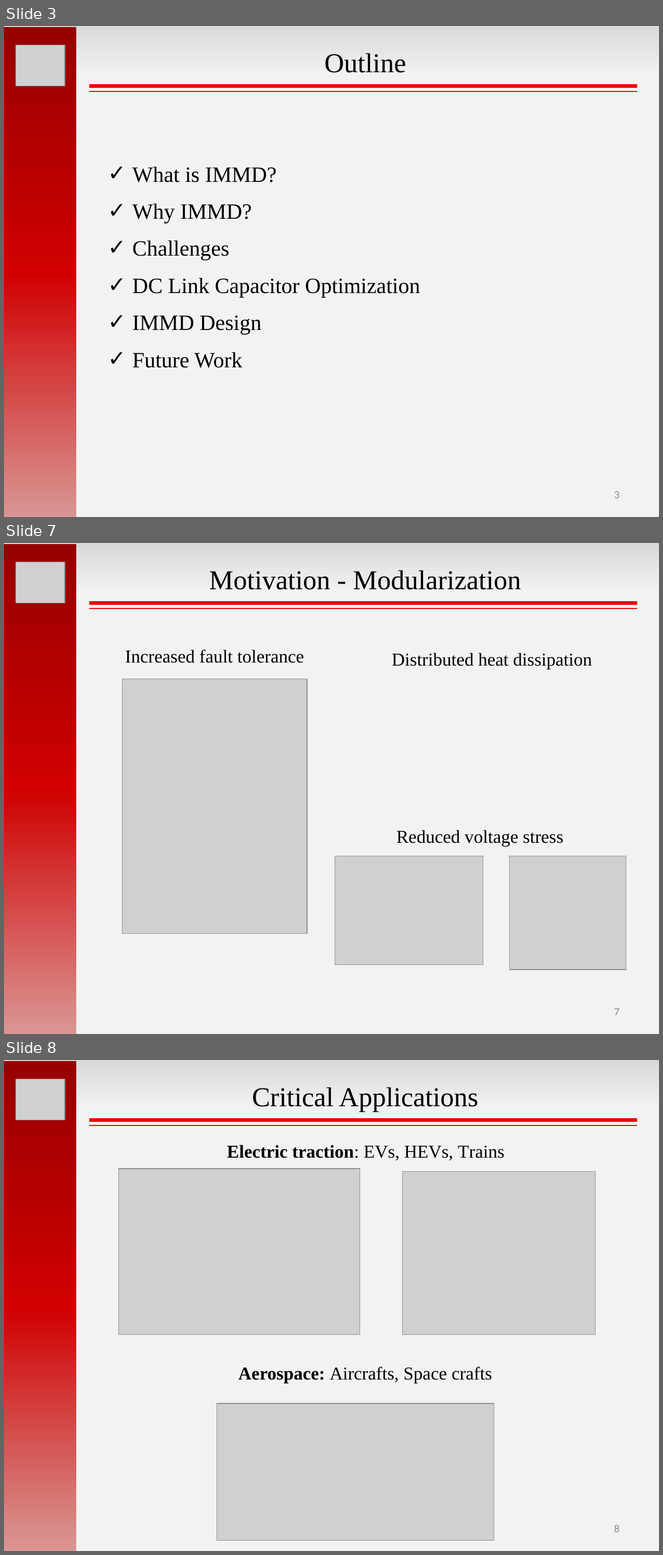
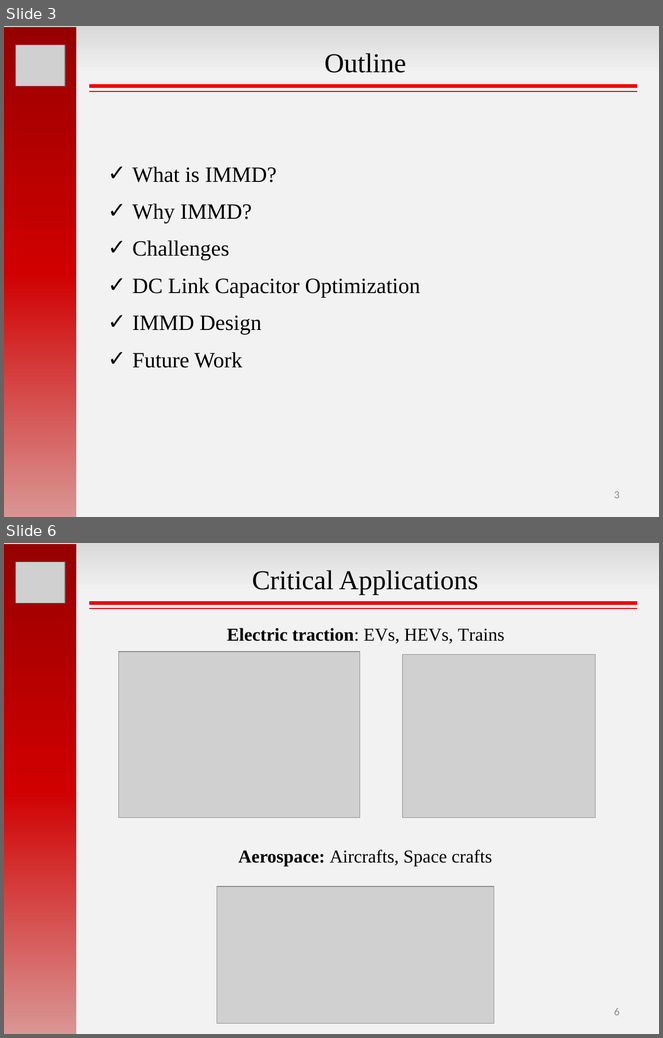
Before and after one commit to hakanpolat/IMMD, a slide deck: GRW2017/sunum/GRW2017_MesutUğur.pptx. Shown one above the other, each under a label of ours: slides 3, 7 and 8 before the commit, slides 3 and 6 after it; the slides between them are not shown. The pictures are 663x1555 and 663x1038 pixels, drawn with LibreOffice and Linux fonts; fonts in the diff are those of the drawing; grey boxes stand for pictures. Boxes give left, top, right and bottom in pixels: in the first picture for what was removed or moved away, otherwise in the second. Text is boxed around its words. In the diff, an @@ line names an element or a change of style, - is before the commit and + after.

```diff
--- a/GRW2017/sunum/GRW2017_MesutUğur.pptx
+++ b/GRW2017/sunum/GRW2017_MesutUğur.pptx
@@ slide 7 removed at [4,543,659,1034], background gradient #D9D9D9 to #F2F2F2 @@
@@ rectangle removed at [4,544,77,1034] @@
@@ picture removed at [16,562,65,603] @@
@@ text removed at [209,570,521,590] @@
-Motivation - Modularization
@@ line removed from (89, 603) to (637, 603) @@
@@ line removed from (89, 609) to (637, 609) @@
@@ text removed at [125,650,304,663] @@
-Increased fault tolerance
@@ text removed at [392,653,592,670] @@
-Distributed heat dissipation
@@ picture removed at [123,679,307,934] @@
@@ text removed at [397,830,564,847] @@
-Reduced voltage stress
@@ picture removed at [335,856,483,965] @@
@@ picture removed at [510,856,626,970] @@
@@ page number removed at [614,1008,620,1016] @@
-7
@@ what was slide 8 is now slide 6 @@
@@ page number at [614,1008,620,1016]: text changed @@
-8
+6
```
Also in this commit, not shown: 8 slides changed, 2 other slides removed, 4 other files.
